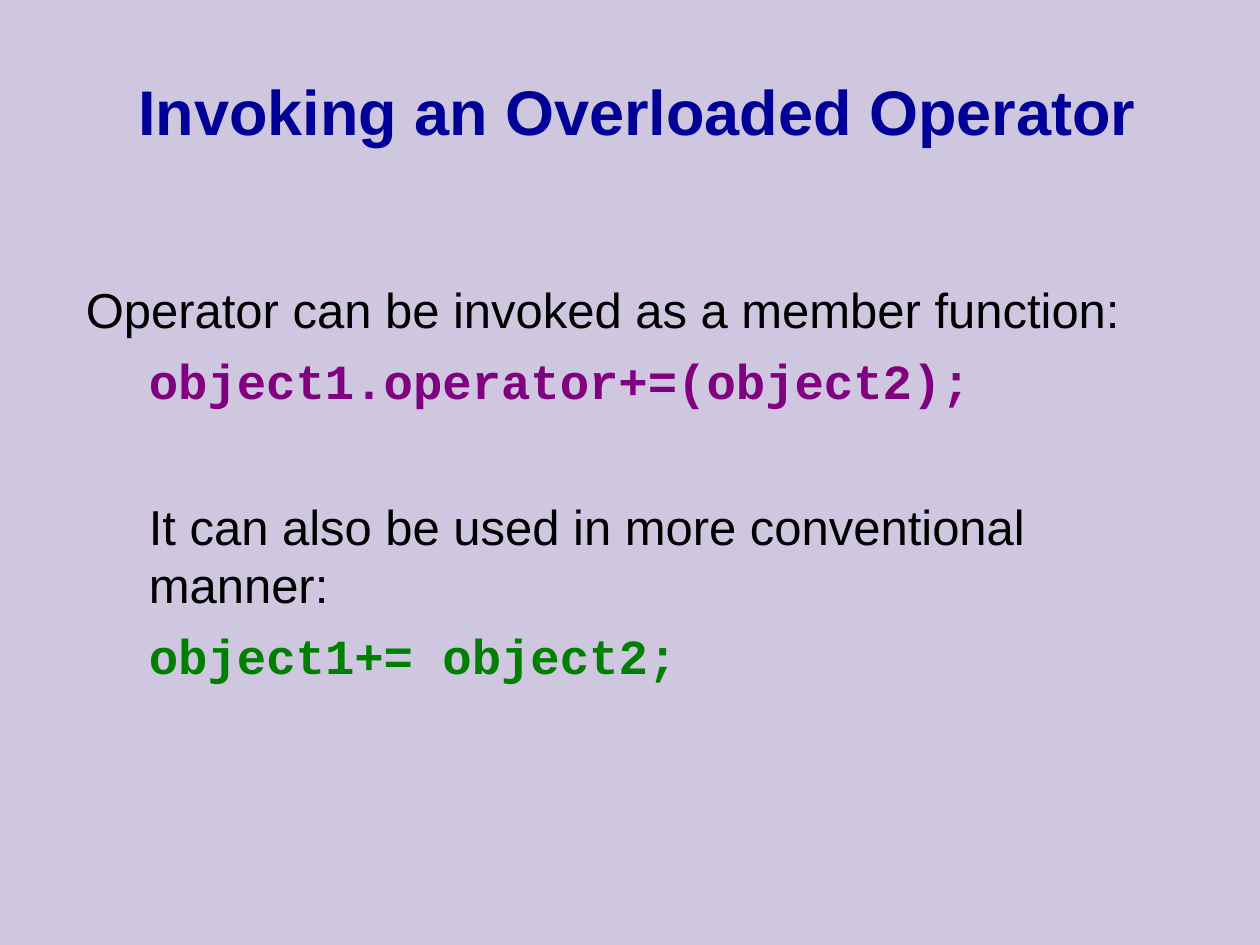
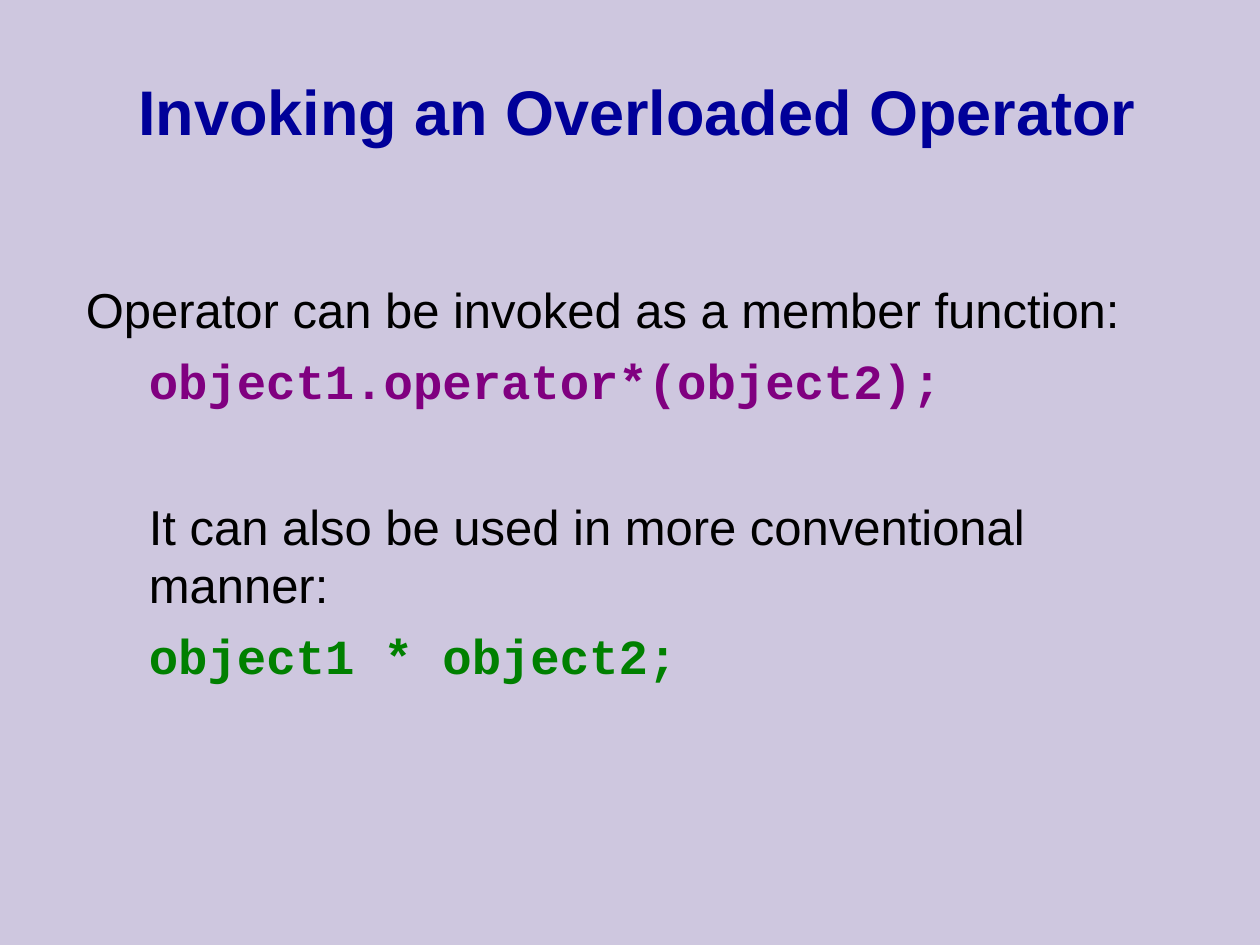
Before and after one commit to cpp-at-ariel/cpp-5779, a slide deck: slide 4 of 04-const-friend-operators/slides-2-operators.odp (slide 9 before the commit). Drawn at 1260x945 pixels with LibreOffice and Linux fonts; fonts in the diff are those of the drawing. Boxes give left, top, right and bottom in pixels: in the first picture for what was removed or moved away, otherwise in the second. Text is boxed around its words. In the diff, an @@ line names an element or a change of style, - is before the commit and + after.

```diff
--- a/04-const-friend-operators/slides-2-operators.odp
+++ b/04-const-friend-operators/slides-2-operators.odp
@@ text at box(149, 364, 942, 409): text changed @@
-object1.operator+=(object2);
+object1.operator*(object2);
@@ text at box(149, 639, 677, 684): text changed @@
-object1+= object2;
+object1 * object2;
```
Also in this commit, not shown: 6 other slides changed, 2 slides added, 3 slides removed, 11 other files.
